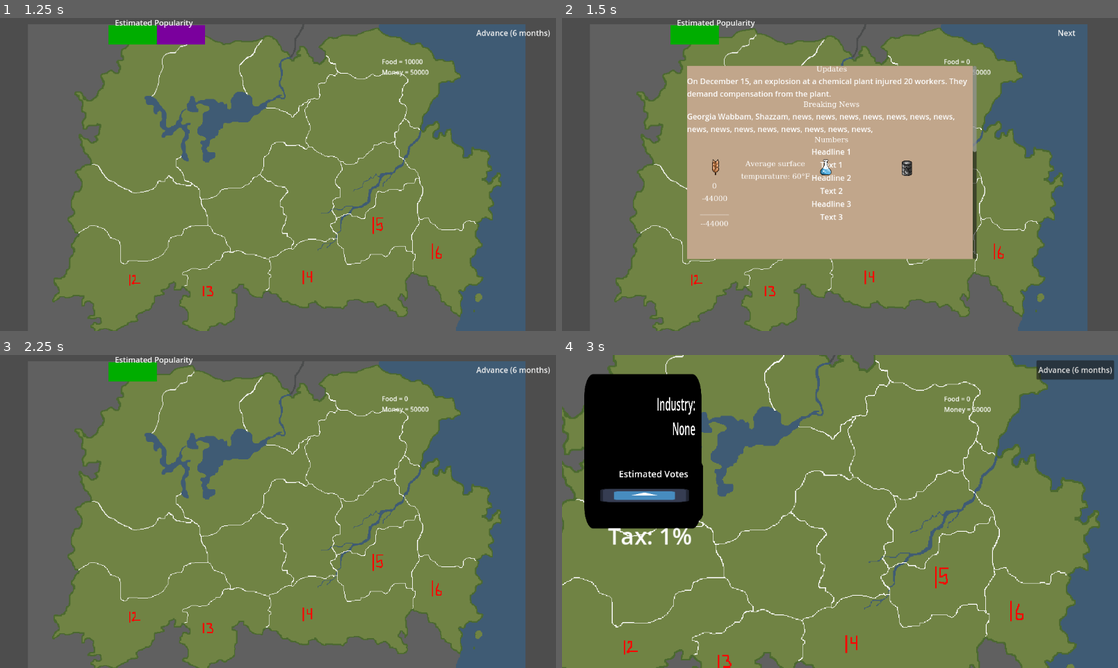
Above: before the commit, frames 1-4 (two rows, left to right).
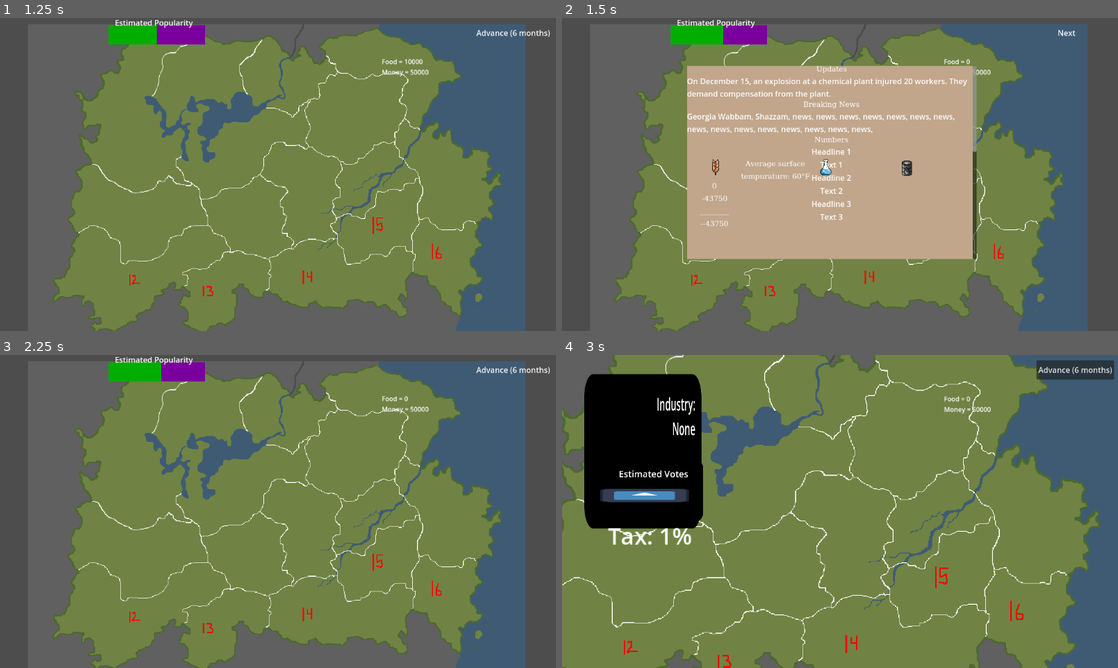
Above: after the commit, the same moments.

Repository: mccoogp/WeatherInc
Game: Godot game, scene res://world.tscn
The game is run twice, just before and just after one commit, with the same random seed, the same clock (stepped at 60 frames per second) and the same inputs. The engine's default icon, where the game draws it, is replaced by a stand-in: a white triangle on a blue panel in a dark square.
Inputs (mouse positions are in pixels of both pictures, inside the frame that each line leads up to):
- Up to frame 1 (1.25 s): click "Next" at 0.5 s
- Up to frame 2 (1.5 s): click "Advance (6 months)" at 1.25 s
- Up to frame 3 (2.25 s): click "Next" at 2 s
- Up to frame 4 (3 s): tap Enter at 2.75 s; move the mouse to (962, 495) at 2.77 s; hold Right from 2.78 s (still down); hold X from 2.78 s (still down); click (962, 495) at 2.92 s

Frame 1 is identical in both runs. In frame 2, 0.6% of the frame differs, in the area x 26-37%, y 2-67%; in frame 3, 0.5%; in frame 4, nothing differs.

Commit message:
Made disasters work
it works now, still doesnt have photos, will do that soon

Diff:
--- a/world.gd
+++ b/world.gd
@@ -84,14 +84,10 @@
 	'''
 	creates a random number and if the current temp is higher then a random disaster is triggered
 	'''
-	var disasters = ["tornado", "drought", "acid rain", "flood"]
-	var disease = ['Influenza']
+	var disasters = ["tornado", "drought", "flood", "fire", "volcano", "disease"]
 	var ran = randi_range(50,300)
 	if ran < temp:
-		if randi_range(0,1) == 0:
-			return disasters[randi_range(0,len(disasters)-1)]
-		else:
-			return disease[randi_range(0,len(disease)-1)]
+		return disasters[randi_range(0,len(disasters)-1)]
 	else:
 		return('none')
 
@@ -360,6 +356,61 @@
 			totalpop = 0
 			foodprod = 0
 
+			#disasters
+			for district in 16:
+				var thing = disaster(temp)
+				if thing == "none":
+					pass
+				elif thing == "tornado":
+					districts[district].product = []
+					districts[district].population *= 0.75
+					var disasters = ["tornado", "drought", "flood", "fire", "volcano", "disease"]
+
+				elif thing == "drought":
+					if districts[district].water:
+						pass
+					else:
+
+						if "meat" in districts[district].product:
+							districts[district].product = []
+							districts[district].population *= 0.75
+						elif "grain" in districts[district].product:
+							districts[district].product = []
+							districts[district].population *= 0.75
+						else:
+							districts[district].population *= 0.75
+
+				elif thing == "flood":
+					if not districts[district].water:
+						pass
+					else:
+						districts[district].product = []
+						districts[district].population *= 0.75
+
+				elif thing == "fire":
+					if districts[district].water:
+						districts[district].population *= 0.90
+					else:
+						districts[district].product = []
+						districts[district].population *= 0.75
+
+				elif thing == "volcano":
+					districts[district].population *= 0.90
+					var moving = districts[district].population * randf_range(20,60)/100
+					var movement = int(moving / 5)
+					for dist in adjacents[district]:
+						districts[dist].population += movement
+						districts[district].population -= movement
+
+				elif thing == "disease":
+					if "meat" in districts[district].product:
+							districts[district].product = []
+							districts[district].population *= 0.65
+					else:
+						districts[district].population *= 0.75
+
+
+
 			#taxes
 			for district in 16:
 				if districts[district].newtax > 100:
@@ -424,13 +475,7 @@
 			$"Popularity bar/ColorRect2".size.x = 100 - estimate
 			$"Popularity bar/ColorRect2".position.x = 2 + 2*estimate
 
-			#disasters
-			for district in 16:
-				var thing = disaster(temp)
-				if thing == "none":
-					pass
-				elif thing == "tornado":
-					pass
+
 
 
 
